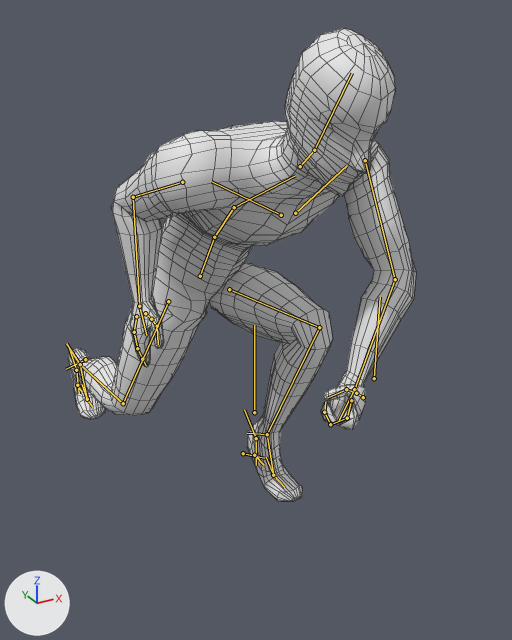
An edit to the Blender file humanblend_anim_idleblend_ikfix.blend, drawn before and after from the same camera.
Both versions are drawn from a camera (50 mm lens) standing at (-0.79, -2.083, 1.343) and looking at (0.052, -0.553, 0.577). Arrows for +X, +Y and +Z are at lower left; the lights stay in place. Both versions are drawn at frame 51 of the action 'metarigAction'; the numbers are the values there. The bones that bend it are drawn over the model as lines. Mesh edges are drawn as thin lines.
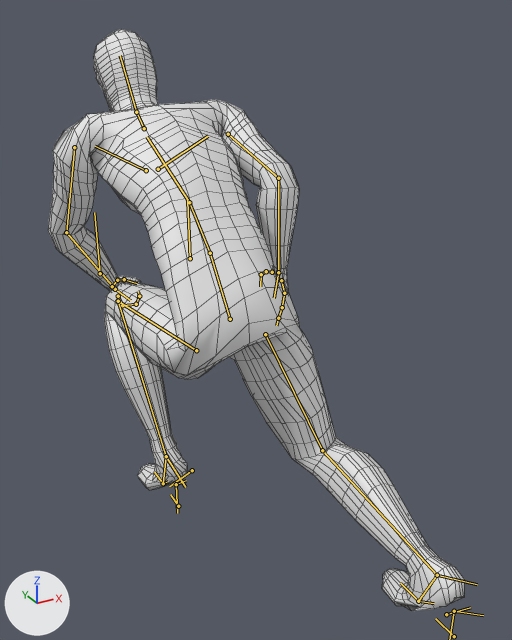
Where the change shows, as pixel boxes [x1, y1, x2, y2] in the pictures (512 x 640 px):
'Plane', posed (19% wider, 23% taller)
    before: [68, 29, 416, 501]
    after: [48, 29, 464, 611]
bone 'hips', root to tip
    before: (200, 276) to (214, 237)
    after: (230, 319) to (210, 253)
bone 'footCtrl.L', root to tip
    before: (256, 438) to (256, 465)
    after: (176, 484) to (177, 513)
bone 'kneeCtrl.L', root to tip
    before: (254, 412) to (254, 325)
    after: (190, 258) to (187, 200)
bone 'kneeCtrl.R', root to tip
    before: (374, 378) to (380, 297)
    after: (100, 273) to (94, 212)

The change, as a list of edits to the scene's bpy script:
```text
Change bone_hips:
    where bone_hips = bpy.data.objects['metarig'].pose.bones['hips']
    bone_hips.location: (0.0, -0.335, 0.343) -> (-0.059, -0.303, 0.651)
    bone_hips.rotation_quaternion: (0.967, 0.252, 0.0, 0.0) -> (0.0, 0.0, 0.926, -0.377)  # degrees (29, 0, 0) -> degrees (44, -180, 0)
Change bone_footctrl_l:
    where bone_footctrl_l = bpy.data.objects['metarig'].pose.bones['footCtrl.L']
    bone_footctrl_l.location: (-0.435, 0.0, 0.003) -> (-0.531, 0.0, 0.316)
    bone_footctrl_l.rotation_quaternion: (1.0, 0.0, 0.0, 0.0) -> (0.0, 0.0, 1.0, 0.0)  # degrees (0, 0, 0) -> degrees (0, -180, 0)
Change bone_footctrl_r:
    where bone_footctrl_r = bpy.data.objects['metarig'].pose.bones['footCtrl.R']
    bone_footctrl_r.location: (0.295, 0.0, 0.11) -> (-1.261, 0.0, -0.309)
    bone_footctrl_r.rotation_quaternion: (1.0, 0.0, 0.0, 0.0) -> (0.0, 0.0, 1.0, 0.0)  # degrees (0, 0, 0) -> degrees (0, -180, 0)
Change bone_kneectrl_l:
    where bone_kneectrl_l = bpy.data.objects['metarig'].pose.bones['kneeCtrl.L']
    bone_kneectrl_l.location: (-0.296, 0.0, 0.531) -> (-0.008, 0.0, -0.449)
    bone_kneectrl_l.rotation_quaternion: (1.0, 0.0, 0.0, 0.0) -> (0.0, 0.0, 1.0, 0.0)  # degrees (0, 0, 0) -> degrees (0, 180, 0)
Change bone_kneectrl_r:
    where bone_kneectrl_r = bpy.data.objects['metarig'].pose.bones['kneeCtrl.R']
    bone_kneectrl_r.location: (0.26, 0.0, 0.531) -> (-0.075, 0.0, -0.449)
    bone_kneectrl_r.rotation_quaternion: (1.0, 0.0, 0.0, 0.0) -> (0.0, 0.0, 1.0, 0.0)  # degrees (0, 0, 0) -> degrees (0, 180, 0)
```
